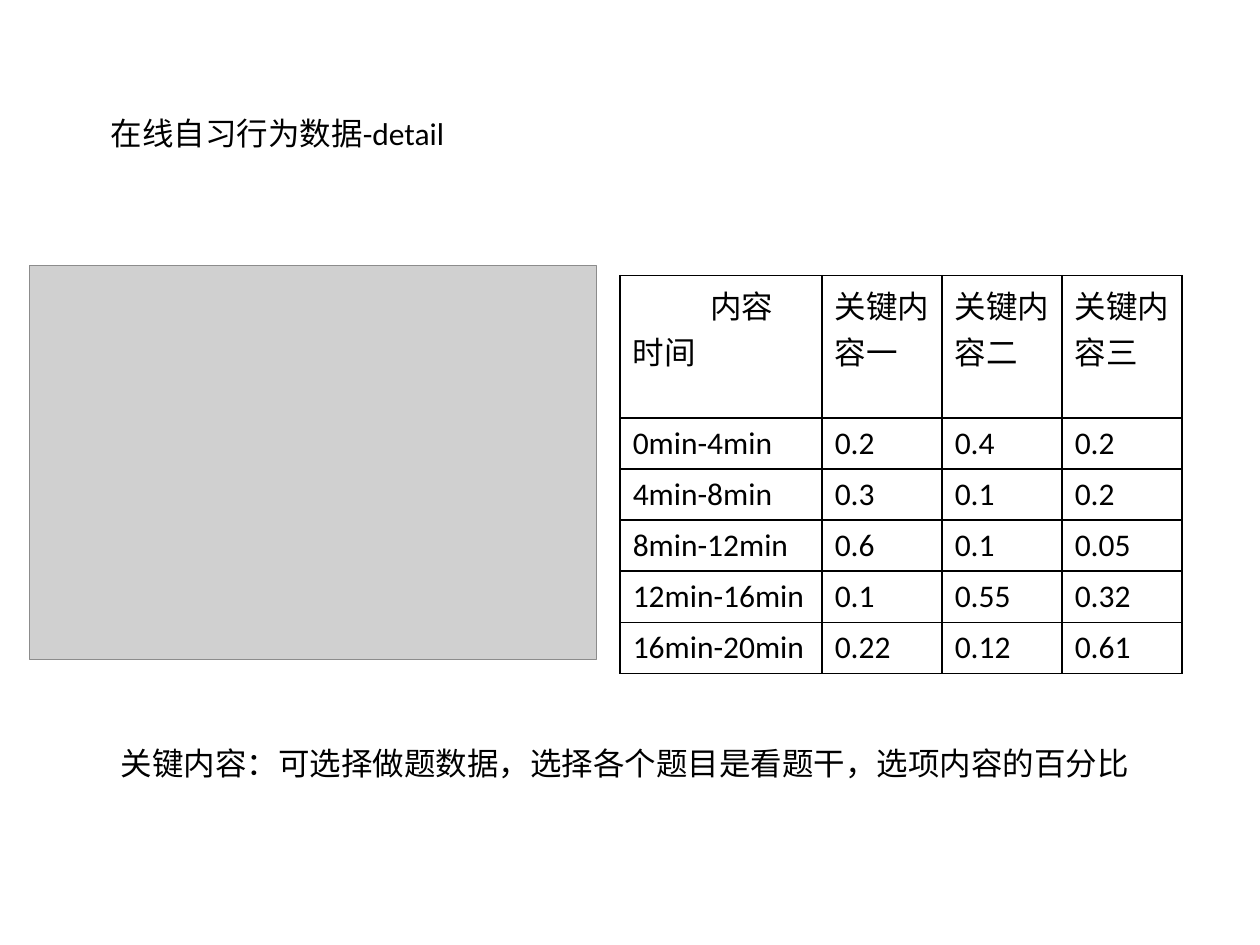
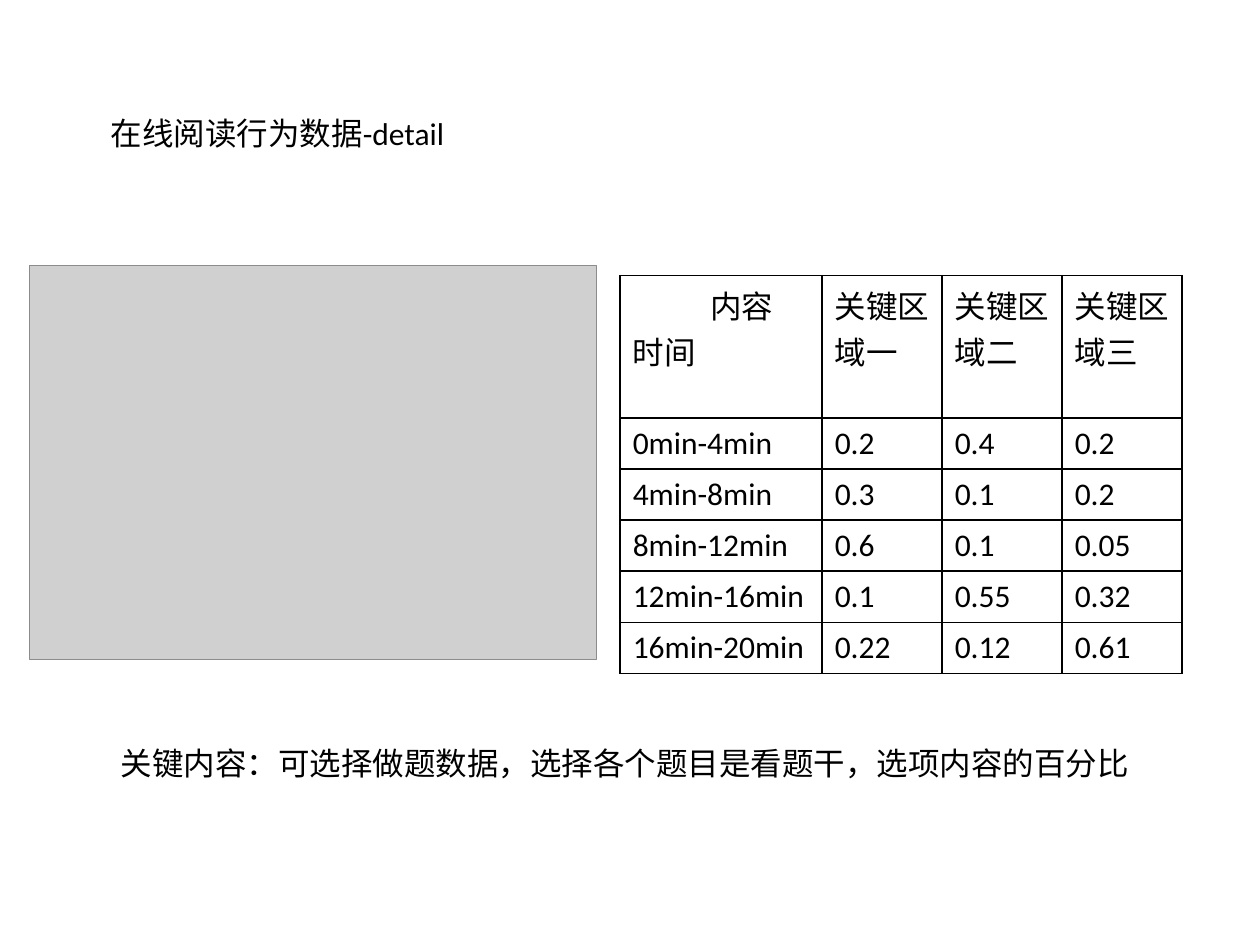
Before and after one commit to fanzijian/thinkphp5, a slide deck: slide 10 of 云评估-界面内容设计.pptx. Drawn at 1260x945 pixels with LibreOffice and Linux fonts; fonts in the diff are those of the drawing; grey boxes stand for pictures. Boxes give left, top, right and bottom in pixels: in the first picture for what was removed or moved away, otherwise in the second. Text is boxed around its words. In the diff, an @@ line names an element or a change of style, - is before the commit and + after.

Commit message:
修改页面设计数据

```diff
--- a/云评估-界面内容设计.pptx
+++ b/云评估-界面内容设计.pptx
@@ text at [111, 118, 444, 148]: text changed @@
-在线自习行为数据-detail
+在线阅读行为数据-detail
@@ table at [620, 276, 1181, 663] @@
-row 1: 内容 / 时间 | 关键内容一 | 关键内容二 | 关键内容三
+row 1: 内容 / 时间 | 关键区域一 | 关键区域二 | 关键区域三
```
Also in this commit, not shown: 8 other slides changed.
